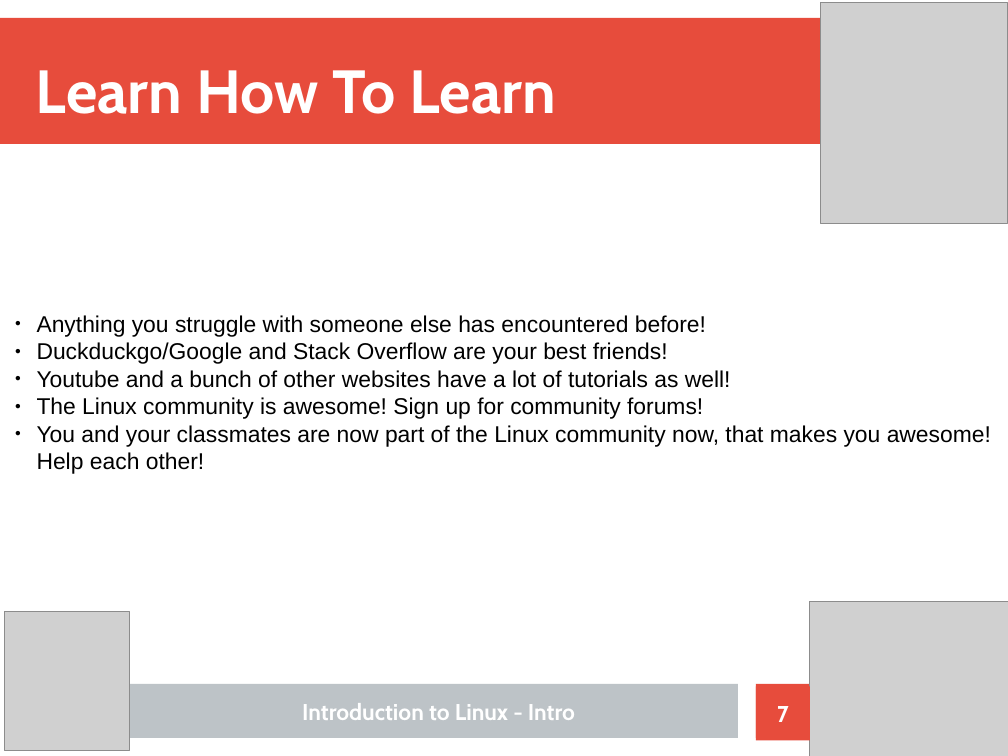
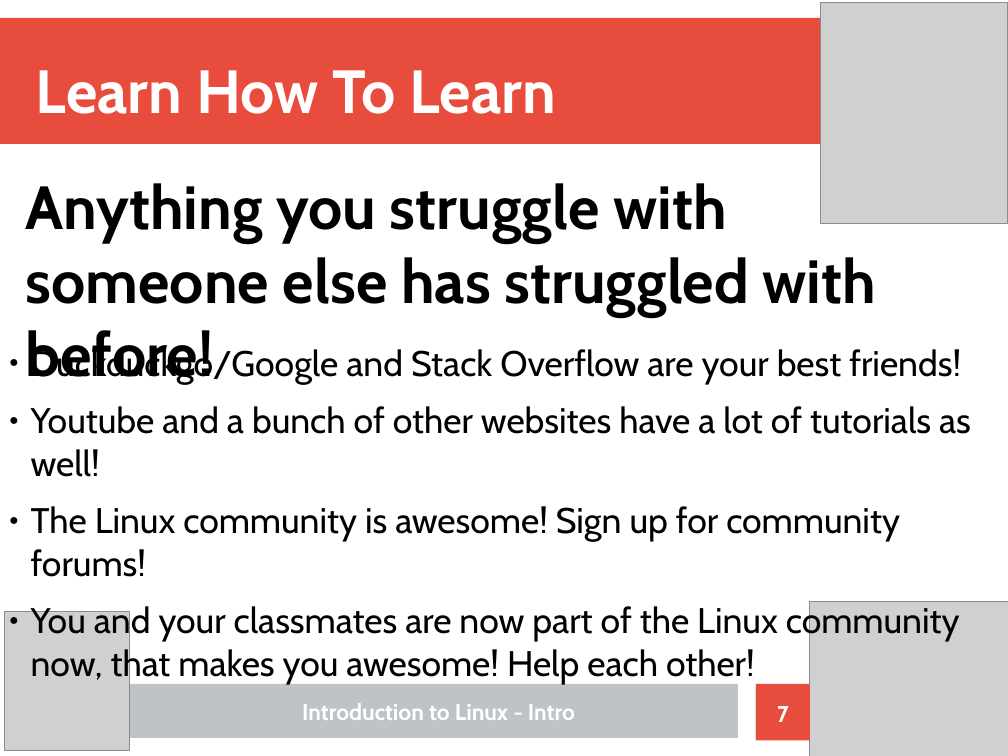
Before and after one commit to Nhlakanipho-Biyela/Intro_To_Linux_Course, a slide deck: slide 7 of Lecture_Slides/Linux_Tutorial_Format.odp. Drawn at 1008x756 pixels with LibreOffice and Linux fonts; fonts in the diff are those of the drawing; grey boxes stand for pictures. Boxes give left, top, right and bottom in pixels: in the first picture for what was removed or moved away, otherwise in the second. Text is boxed around its words. In the diff, an @@ line names an element or a change of style, - is before the commit and + after.

Commit message:
design changes to lecture 1 slides

```diff
--- a/Lecture_Slides/Linux_Tutorial_Format.odp
+++ b/Lecture_Slides/Linux_Tutorial_Format.odp
@@ text added at (x1=26, y1=183, x2=876, y2=385), 48 pt, text #000000, bold @@
+Anything you struggle with someone else has struggled with before!
@@ text at (x1=37, y1=315, x2=706, y2=337): paragraph removed @@
-● Anything you struggle with someone else has encountered before!
@@ text "Duckduckgo/Google and Stack Overflow are ..." moved from (x1=37, y1=315, x2=991, y2=474) to (x1=31, y1=346, x2=971, y2=684) @@
@@ text "Duckduckgo/Google and Stack Overflow are ..." at (x1=31, y1=346, x2=971, y2=684): size 18 to 28 pt, font Arial to Cabin; more space between paragraphs @@
```
Also in this commit, not shown: 10 other slides changed, 1 other file.
